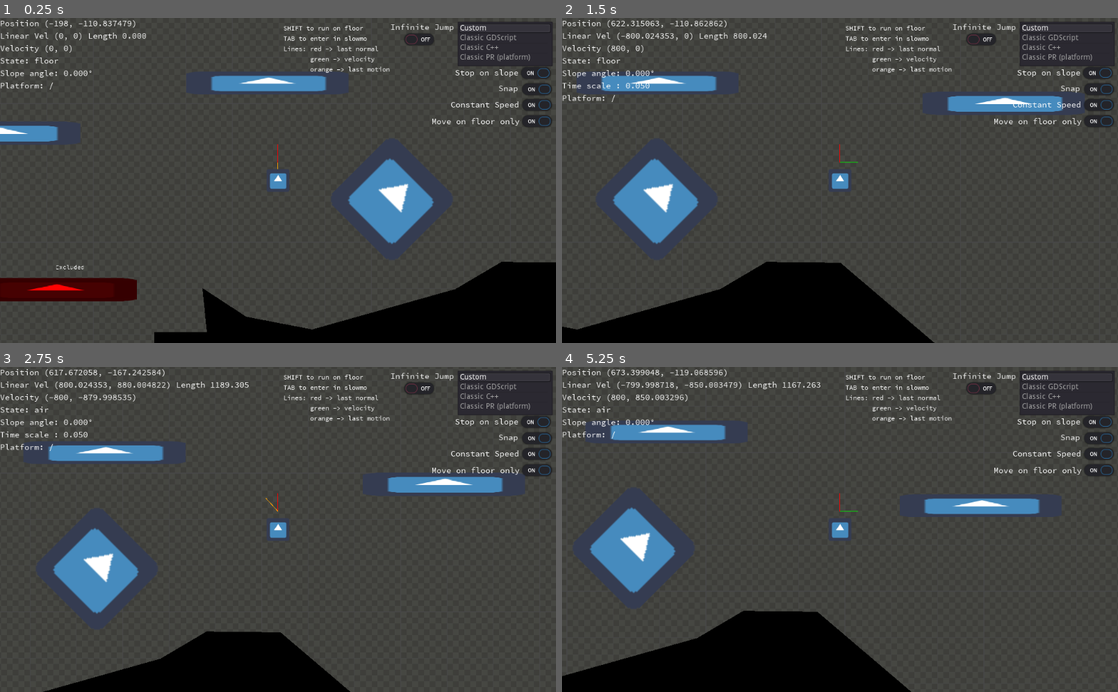
Above: before the commit, frames 1-4 (two rows, left to right).
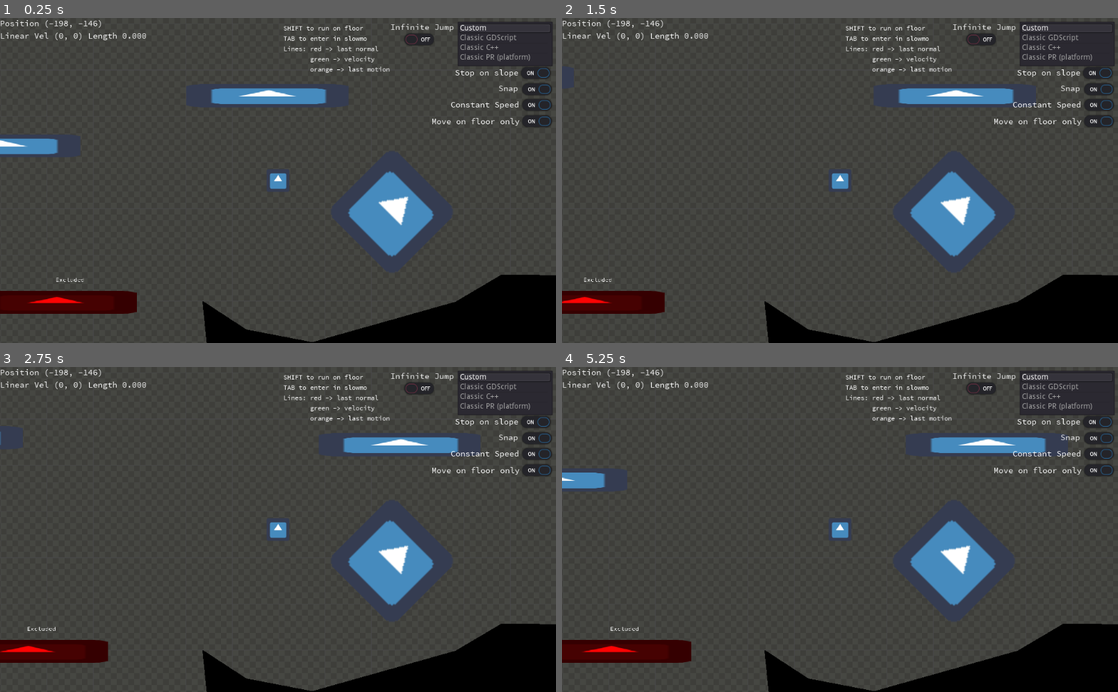
Above: after the commit, the same moments.

Repository: fabriceci/move_and_slide
Game: Godot game, scene res://World.tscn
Two runs of this game, one before a commit and one after it. Both use one fixed random seed, a clock stepped at 60 frames per second and the inputs below. The engine's default icon, where the game draws it, is replaced by a stand-in: a white triangle on a blue panel in a dark square.
Inputs:
- Up to frame 1 (0.25 s): no input
- Up to frame 2 (1.5 s): tap Enter (ui_accept) at 0.5, 0.77 s; hold Shift (run) 0.53-1.28 s; hold Right (ui_right) from 0.53 s (still down); tap Tab (slow) at 1.35 s
- Up to frame 3 (2.75 s): tap Enter (ui_accept) at 1.52 s; release Right (ui_right) at 2.03 s; hold Left (ui_left) from 2.03 s (still down); hold Shift (run) from 2.03 s (still down)
- Up to frame 4 (5.25 s): release Left (ui_left) at 2.78 s; release Shift (run) at 2.78 s; hold Right (ui_right) 2.78-4.28 s; tap Tab (slow) at 2.85, 4.35 s; tap Enter (ui_accept) at 3.02, 3.77, 4.52 s; hold Shift (run) 3.53-4.28 s; hold Left (ui_left) 4.28-5.03 s; hold Right (ui_right) from 5.03 s (still down); hold Shift (run) from 5.03 s (still down)

The runs differ from the first frame. In frame 1, 9.5% of the frame differs, in the area x 0-100%, y 0-100%; in frame 2, 23%; in frame 3, 20%; in frame 4, 24%.
Error after the commit: Parse Error: Too many arguments for "move_and_collide()" call. Expected at most 4. (res://Player/Classic/Player.gd:79)

Commit message:
Update to match the PR 49902

Diff:
--- a/Player/Classic/Player.gd
+++ b/Player/Classic/Player.gd
@@ -7,7 +7,7 @@
 
 var last_normal = Vector2.ZERO
 var snap = Vector2.ZERO
-var 	was_on_floor = false
+var was_on_floor = false
 
 func _physics_process(delta: float) -> void:
 	velocity += Global.GRAVITY_FORCE * delta
@@ -71,18 +71,18 @@
 	floor_normal = Vector2()
 	floor_velocity = Vector2()
 
-	while (p_max_slides):
-		var collision : KinematicCollision2D
+	# No sliding on first attempt to keep motion stable when possible.
+	var sliding_enabled := false
+	for i in range(p_max_slides):
+
 		var found_collision := false
-
-		collision = move_and_collide(motion, p_infinite_inertia)
+		var collision := move_and_collide(motion, p_infinite_inertia, true, false, not sliding_enabled)
 		if not collision:
 			motion = Vector2() #clear because no collision happened and motion completed
 
 		if collision :
 			last_normal = collision.normal # debug
 			found_collision = true
-			motion = collision.remainder;
 
 			if up_direction == Vector2():
 				# all is a wall
@@ -97,21 +97,21 @@
 					floor_velocity = collision.collider_velocity
 
 					if p_stop_on_slope:
-						if (body_velocity_normal + up_direction).length() < 0.01 and collision.travel.length() < 1 :
+						if (body_velocity_normal + up_direction).length() < 0.01:
 							position -= collision.travel.slide(up_direction)
 							return Vector2()
 				elif (acos(collision.normal.dot(-up_direction)) <= p_floor_max_angle + FLOOR_ANGLE_THRESHOLD) : #ceiling
 					on_ceiling = true;
 				else:
 					on_wall = true;
-
-			motion = motion.slide(collision.normal);
-			body_velocity = body_velocity.slide(collision.normal);
-
+			if sliding_enabled or not on_floor:
+				motion = collision.remainder.slide(collision.normal)
+				body_velocity = body_velocity.slide(collision.normal)
+			else:
+				motion = collision.remainder
+		sliding_enabled = true
 		if  not found_collision or motion == Vector2():
 			break
-
-		p_max_slides -= 1
 
 	return body_velocity
 
--- a/Player/Classic/Player.tscn
+++ b/Player/Classic/Player.tscn
@@ -19,7 +19,6 @@
 texture = ExtResource( 2 )
 
 [node name="CollisionShape2D" type="CollisionShape2D" parent="."]
-visible = false
 position = Vector2( -0.0309181, 1.00522 )
 shape = SubResource( 1 )
 
--- a/Player/ClassicPR/PlayerPR.gd
+++ b/Player/ClassicPR/PlayerPR.gd
@@ -71,18 +71,18 @@
 	floor_normal = Vector2()
 	floor_velocity = Vector2()
 
-	while (p_max_slides):
-		var collision : KinematicCollision2D
+	# No sliding on first attempt to keep motion stable when possible.
+	var sliding_enabled := false
+	for i in range(p_max_slides):
+
 		var found_collision := false
-
-		collision = move_and_collide(motion, p_infinite_inertia)
+		var collision := move_and_collide(motion, p_infinite_inertia, true, false, not sliding_enabled)
 		if not collision:
 			motion = Vector2() #clear because no collision happened and motion completed
 
 		if collision :
 			last_normal = collision.normal # debug
 			found_collision = true
-			motion = collision.remainder;
 
 			if up_direction == Vector2():
 				# all is a wall
@@ -97,21 +97,21 @@
 					floor_velocity = collision.collider_velocity
 
 					if p_stop_on_slope:
-						if (body_velocity_normal + up_direction).length() < 0.01 and collision.travel.length() < 1 :
+						if (body_velocity_normal + up_direction).length() < 0.01:
 							position -= collision.travel.slide(up_direction)
 							return Vector2()
 				elif (acos(collision.normal.dot(-up_direction)) <= p_floor_max_angle + FLOOR_ANGLE_THRESHOLD) : #ceiling
 					on_ceiling = true;
 				else:
 					on_wall = true;
-
-			motion = motion.slide(collision.normal);
-			body_velocity = body_velocity.slide(collision.normal);
-
+			if sliding_enabled or not on_floor:
+				motion = collision.remainder.slide(collision.normal)
+				body_velocity = body_velocity.slide(collision.normal)
+			else:
+				motion = collision.remainder
+		sliding_enabled = true
 		if  not found_collision or motion == Vector2():
 			break
-
-		p_max_slides -= 1
 
 	if not on_floor:
 		return body_velocity + current_floor_velocity # Add last floor velocity when just left a moving platform
--- a/Player/Custom/PlayerCustom.gd
+++ b/Player/Custom/PlayerCustom.gd
@@ -8,6 +8,7 @@
 var last_motion = Vector2.ZERO
 
 var snap = Vector2.ZERO
+
 func _process(_delta):
 	update()
 
@@ -92,14 +93,15 @@
 	floor_normal = Vector2()
 	floor_velocity = Vector2()
 
-	var first_slide = true
-	while (p_max_slides):
+	# No sliding on first attempt to keep floor motion stable when possible.
+	var sliding_enabled := false
+	var first_slide := true
+	for i in range(p_max_slides):
 		var continue_loop = false
 		var previous_pos = position
-		var collision := move_and_collide(motion, p_infinite_inertia)
+		var collision := move_and_collide(motion, p_infinite_inertia, true, false, not sliding_enabled)
 
 		if collision:
-			motion = collision.remainder
 			last_normal = collision.normal # for debug
 
 			if p_up_direction == Vector2():
@@ -113,37 +115,37 @@
 					var collision_object := collision.collider as CollisionObject2D
 					on_floor_body = collision_object.get_rid()
 
-					if constant_speed_on_floor and first_slide and motion != Vector2.ZERO:
-						var slide = motion.slide(collision.normal).normalized()
-						first_slide = false
-						if slide != Vector2.ZERO:
-							motion = slide * (original_motion.slide(p_up_direction).length() - collision.travel.slide(p_up_direction).length())  # alternative use original_motion.length() to also take account of the y value
-
 					if p_stop_on_slope:
 						if (original_motion.normalized() + p_up_direction).length() < 0.01 :
-							#if collision.travel.length() < 1:
-							#	position = previous_pos #
-							motion = Vector2.ZERO
+							position -= collision.travel # if we slide UP we will slide on a moving plateform (because this will switch the state to wall)
+							return Vector2()
 
 				elif acos(collision.normal.dot(-p_up_direction)) <= p_floor_max_angle + FLOOR_ANGLE_THRESHOLD :
 					on_ceiling = true
 				else:
 					var dot = original_motion.slide(p_up_direction).normalized().dot(collision.normal)
-					if move_on_floor_only and was_on_floor and dot < -0.5 and p_linear_velocity.y >= 0 : # prevent the move against wall
-						#if collision.travel.length() < 1:
-						#	position = previous_pos
+					if move_on_floor_only and was_on_floor and dot < 0 and p_linear_velocity.y >= 0 : # prevent the move against wall
+						position -= collision.travel
 						on_floor = true
 						on_floor_body = prev_floor_body
 						floor_velocity = prev_floor_velocity
 						floor_normal = prev_floor_normal
-						motion = Vector2.ZERO
+						return Vector2.ZERO
 					elif move_on_floor_only  and dot < -0.5: # prevent to move against the wall in the air
 						motion.x = 0
 						on_wall = true
 					else:
 						on_wall = true
-
-			motion = motion.slide(collision.normal)
+			if motion != Vector2.ZERO:
+				if on_floor and constant_speed_on_floor and first_slide:
+					var slide = motion.slide(collision.normal).normalized()
+					first_slide = false
+					if slide != Vector2.ZERO:
+						motion = slide * (original_motion.slide(p_up_direction).length() - collision.travel.slide(p_up_direction).length())  # alternative use original_motion.length() to also take account of the y value
+				elif sliding_enabled or not on_floor:
+					motion = collision.remainder.slide(collision.normal)
+				else:
+					motion = collision.remainder
 		else:
 			if snap != Vector2.ZERO and was_on_floor:
 				var apply_constant_speed : bool = constant_speed_on_floor and prev_floor_normal != Vector2.ZERO and first_slide
@@ -159,6 +161,7 @@
 				elif apply_constant_speed:
 					position = tmp_position
 
+		sliding_enabled = true
 		if not collision and not on_floor:
 			on_air = true
 
@@ -168,7 +171,6 @@
 		if not continue_loop and (not collision or motion == Vector2()):
 			break
 
-		p_max_slides -= 1
 		first_slide = false
 
 	# Is there a reason (a use case) where this would not be desired?
--- a/World.tscn
+++ b/World.tscn
@@ -101,6 +101,7 @@
 margin_top = 6.73892
 margin_right = 1017.67
 margin_bottom = 88.7389
+focus_mode = 0
 items = [ "Custom", null, false, "Classic GDScript", null, false, "Classic C++", null, false, "Classic PR (platform)", null, false ]
 __meta__ = {
 "_edit_use_anchors_": false
